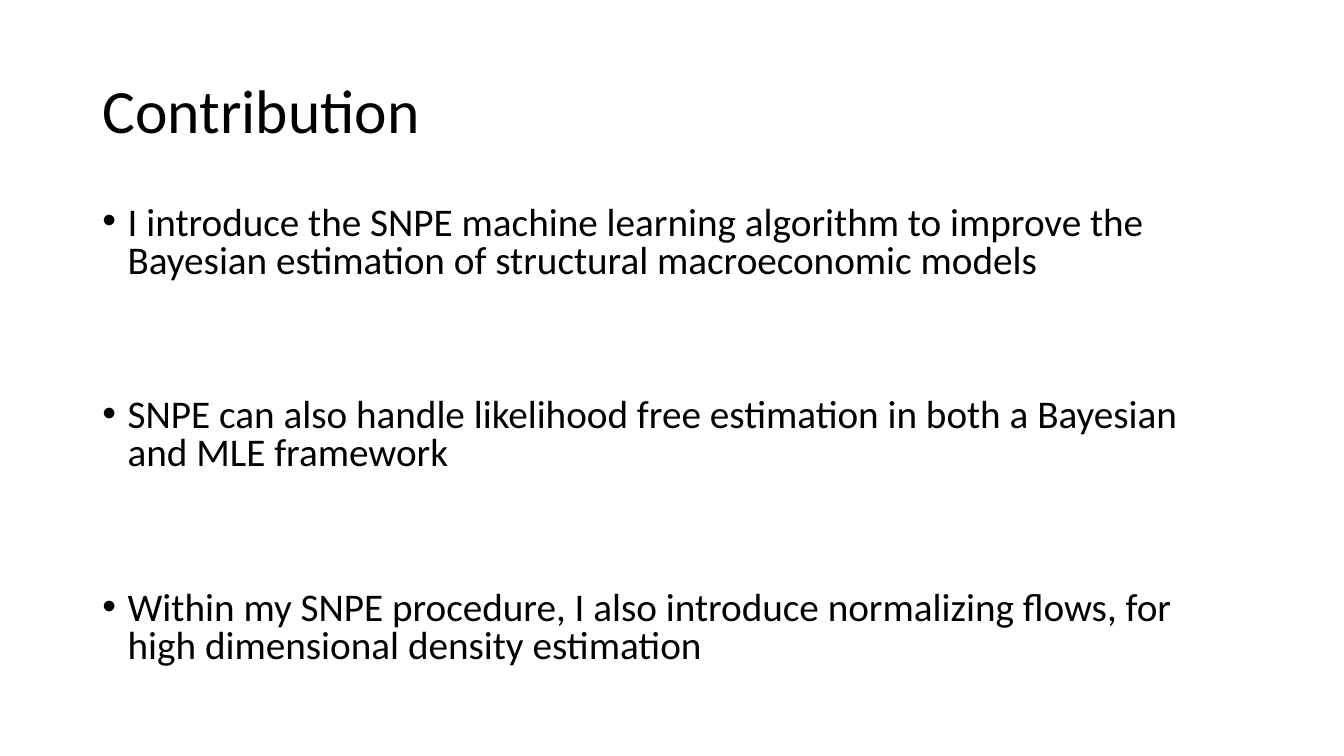
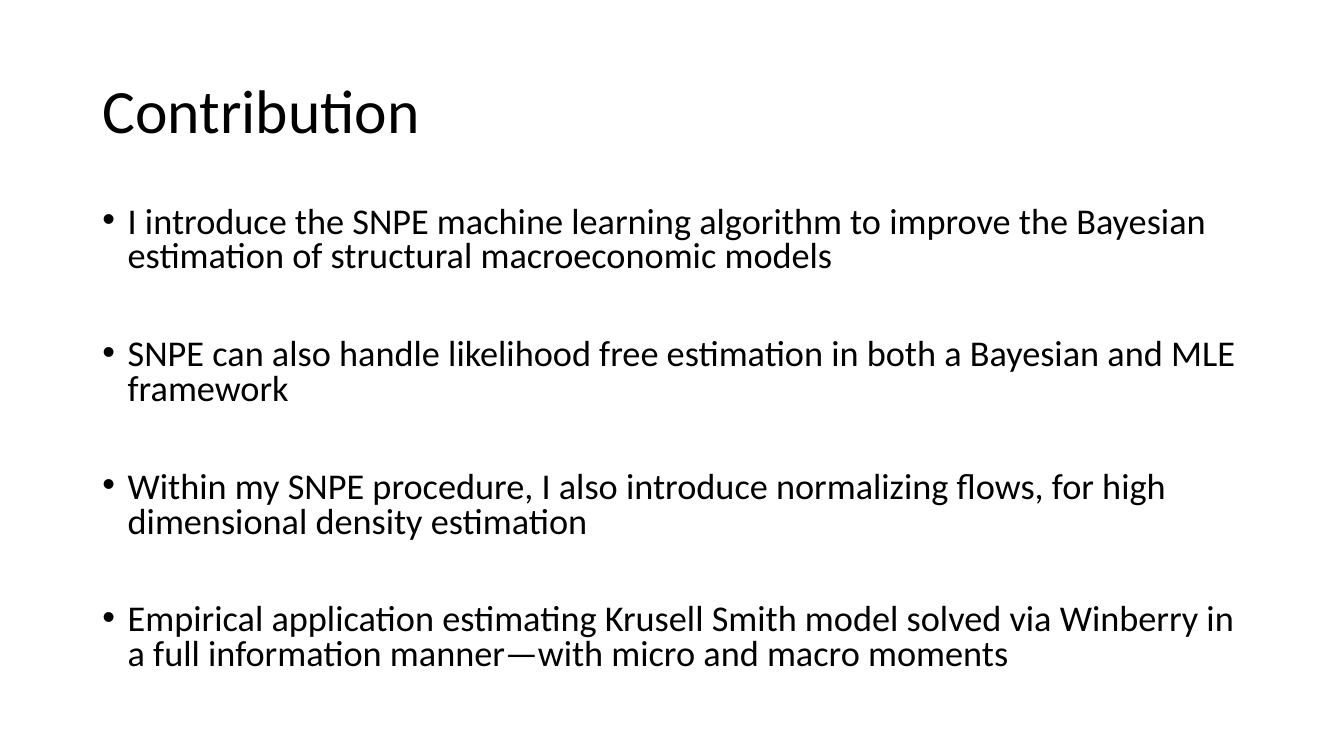
Before and after one commit to CameronFen/CameronFen.github.io, a slide deck: slide 3 of files/SNPE_Presentation.pptx. Drawn at 1344x756 pixels with LibreOffice and Linux fonts; fonts in the diff are those of the drawing. Boxes give left, top, right and bottom in pixels: in the first picture for what was removed or moved away, otherwise in the second. Text is boxed around its words. In the diff, an @@ line names an element or a change of style, - is before the commit and + after.

```diff
--- a/files/SNPE_Presentation.pptx
+++ b/files/SNPE_Presentation.pptx
@@ text at (128,208,1235,540): size 28 to 25.9 pt in "I introduce the SNPE machine learning algorithm ...", "SNPE can also handle likelihood free estimation ...", "Within my SNPE procedure, I also introduce ..." @@
@@ text at (128,605,1233,667): paragraph added @@
+• Empirical application estimating Krusell Smith model solved via Winberry in a full information manner—with micro and macro moments
```
Also in this commit, not shown: 1 other slide changed, 1 slide added, 1 other file.
